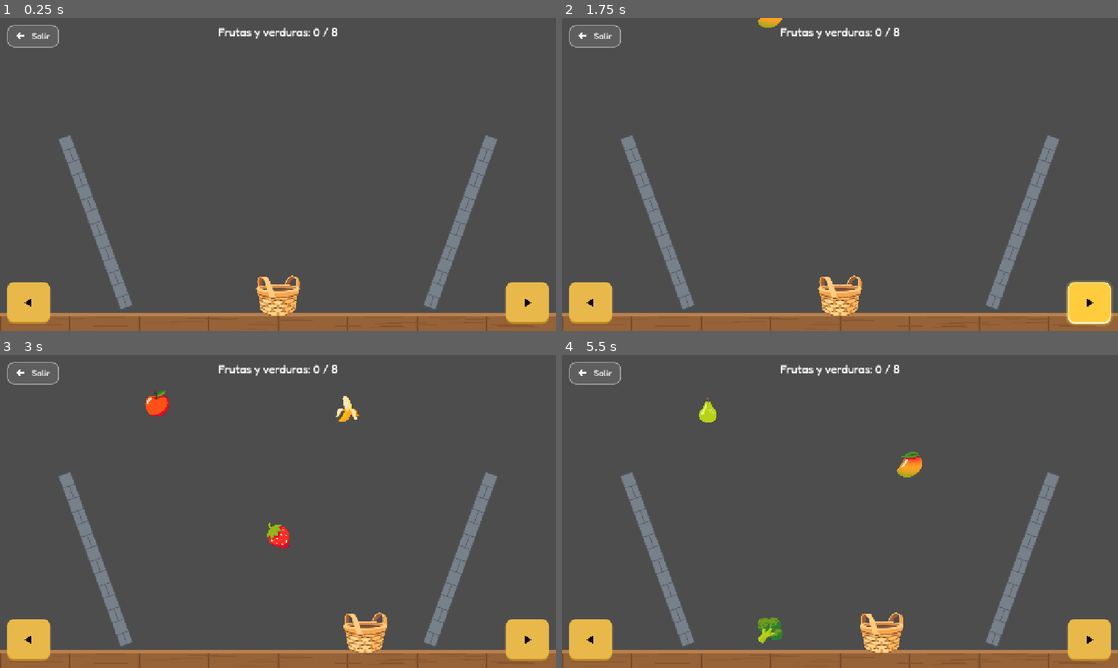
Above: before the commit, frames 1-4 (two rows, left to right).
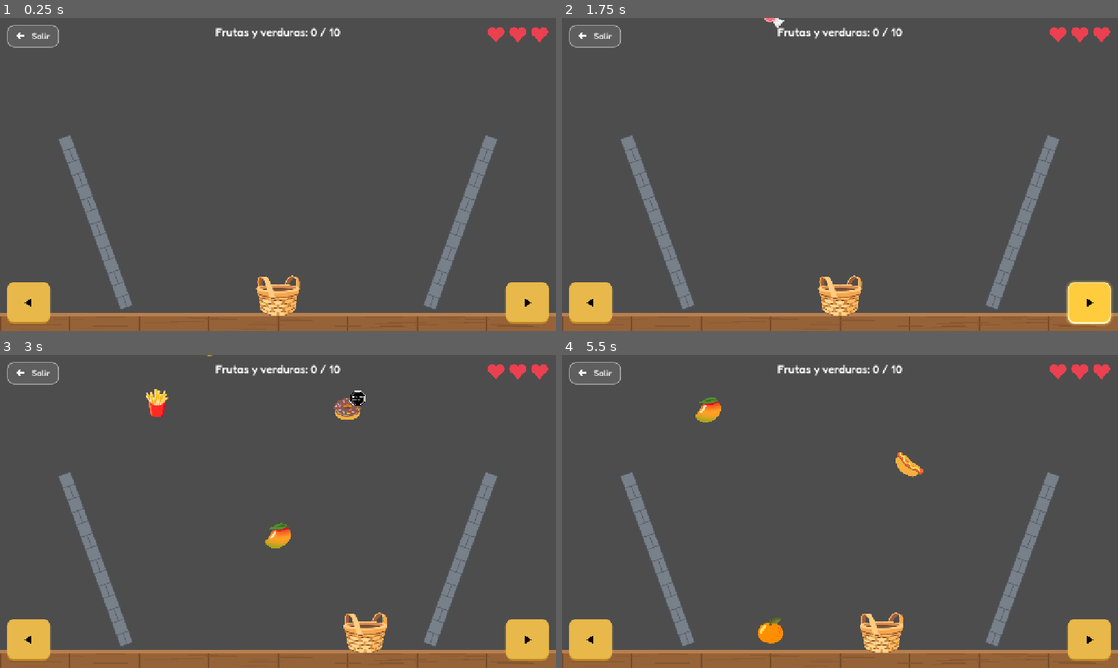
Above: after the commit, the same moments.

Repository: Rcongo01/produccion-videojuegos-2026-2
Game: Godot game, scene res://src/scenes/gamification/catch_food/bonus_game.tscn
The game is run twice, just before and just after one commit, with the same random seed, the same clock (stepped at 60 frames per second) and the same inputs. This scene is started directly instead of the project's main scene.
Inputs (mouse positions are in pixels of both pictures, inside the frame that each line leads up to):
- Up to frame 1 (0.25 s): no input
- Up to frame 2 (1.75 s): click (589, 302) at 0.5 s; click (1090, 302) at 1.25 s
- Up to frame 3 (3 s): move the mouse to (400, 495) at 2.02 s; hold D (move_right) 2.03-2.78 s; click (400, 495) at 2.1 s; move the mouse to (166, 527) at 2.77 s; hold A (move_left) from 2.78 s (still down); click (166, 527) at 2.85 s
- Up to frame 4 (5.5 s): move the mouse to (895, 442) at 3.52 s; release A (move_left) at 3.53 s; hold D (move_right) 3.53-5.03 s; click (895, 442) at 3.6 s; move the mouse to (812, 574) at 4.27 s; click (812, 574) at 4.35 s; move the mouse to (1006, 558) at 5.02 s; hold A (move_left) from 5.03 s (still down); click (1006, 558) at 5.1 s

The runs differ from the first frame. In frame 1, 0.7% of the frame differs, in the area x 38-99%, y 2-8%; in frame 2, 0.8%; in frame 3, 1.6%, in the area x 26-99%, y 0-62%; in frame 4, 1.6%.

Commit message:
feat: catch healthy foods and dodge ultraprocessed ones in the bonus minigame

Diff:
--- a/src/scenes/gamification/catch_food/bonus_game.gd
+++ b/src/scenes/gamification/catch_food/bonus_game.gd
@@ -1,22 +1,34 @@
 # res://src/scenes/gamification/catch_food/bonus_game.gd
-# Lab 5: controlador del minijuego "Atrapa frutas y verduras".
-# Lleva el conteo, decide victoria/derrota y publica la recompensa en el EventBus
-# sin conocer el resumen del plato ni el proceso principal del juego.
+# Lab 5: controlador del minijuego. Lleva el conteo, decide victoria/derrota y publica la
+# recompensa en el EventBus sin conocer el resumen del plato ni el proceso principal del juego.
+# Lab 9 (mejora "Atrapa lo saludable"): también caen gaseosas y ultraprocesados. Atraparlos quita
+# una vida; el juego se acelera con cada 3 aciertos y ganar sin perder vidas da una estrella dorada.
 extends Node2D
 
-@export var target_items: int = 8
-@export var max_spawned_items: int = 18
+@export var target_items: int = 10
+@export var max_spawned_items: int = 30
+@export var max_lives: int = 3
 @export var bonus_value: int = 30
+@export var perfect_bonus_value: int = 40
 @export var bonus_minimum_score: int = 60
+@export var speed_up_every: int = 3
+
+const HEART := preload("res://src/scenes/gamification/catch_food/assets/heart.png")
+const HEART_EMPTY := preload("res://src/scenes/gamification/catch_food/assets/heart_empty.png")
 
 @onready var objective: Label = $CanvasLayer/Objective
 @onready var result_panel: Control = $CanvasLayer/ResultPanel
 @onready var result_label: Label = $CanvasLayer/ResultPanel/VBox/ResultLabel
 @onready var btn_left: Button = $CanvasLayer/TouchLeft
 @onready var btn_right: Button = $CanvasLayer/TouchRight
+@onready var hearts: Array[TextureRect] = [$CanvasLayer/Lives/Heart1, $CanvasLayer/Lives/Heart2, $CanvasLayer/Lives/Heart3]
+@onready var flash: ColorRect = $CanvasLayer/Flash
+@onready var float_layer: Node2D = $FloatLayer
 
 var current_spawned_items: int = 0
 var collected_items: int = 0
+var lives: int = 3
+var junk_caught: int = 0
 var game_finished: bool = false
 
 
@@ -26,10 +38,12 @@
 
 
 func _ready() -> void:
+	lives = max_lives
 	var spawners: Array = _my_spawners()
 	for spawn in spawners:
 		spawn.spawned_item.connect(_on_item_spawned)
 	_update_objective()
+	_update_hearts()
 	# Entrada táctil: los botones presionan las mismas acciones del Input Map
 	btn_left.button_down.connect(Input.action_press.bind("move_left"))
 	btn_left.button_up.connect(Input.action_release.bind("move_left"))
@@ -48,28 +62,87 @@
 		lose_game()
 
 
-func _on_player_collected_food() -> void:
-	collected_items += 1
-	_update_objective()
-	if collected_items >= target_items:
-		win_game()
+func _on_player_collected_food(healthy: bool = true, food_name: String = "", at: Vector2 = Vector2.ZERO) -> void:
+	if game_finished:
+		return
+	if healthy:
+		collected_items += 1
+		EventBus.sound_requested.emit("correct")
+		_float_text("+1", at, Color(0.55, 0.95, 0.45))
+		_update_objective()
+		if collected_items % speed_up_every == 0:
+			_speed_up()
+		if collected_items >= target_items:
+			win_game()
+	else:
+		lives -= 1
+		junk_caught += 1
+		EventBus.sound_requested.emit("wrong")
+		_float_text("¡Ups! %s" % food_name, at, Color(1.0, 0.45, 0.45))
+		_update_hearts()
+		_flash_screen()
+		if lives <= 0:
+			lose_game()
+
+
+# Dificultad progresiva: caen más rápido y aparecen más ultraprocesados
+func _speed_up() -> void:
+	for spawn in _my_spawners():
+		spawn.timer.wait_time = max(spawn.timer.wait_time * 0.88, 0.7)
+		spawn.junk_chance = min(spawn.junk_chance + 0.04, 0.4)
+	_float_text("¡Más rápido!", Vector2(640, 260), Color(0.95, 0.76, 0.31))
 
 
 func _update_objective() -> void:
 	objective.text = "Frutas y verduras: %d / %d" % [collected_items, target_items]
 
 
+func _update_hearts() -> void:
+	for i in hearts.size():
+		hearts[i].texture = HEART if i < lives else HEART_EMPTY
+	if lives < max_lives and lives >= 0 and lives < hearts.size():
+		var lost := hearts[lives]
+		lost.pivot_offset = lost.size / 2.0
+		lost.scale = Vector2(1.6, 1.6)
+		create_tween().tween_property(lost, "scale", Vector2.ONE, 0.3).set_trans(Tween.TRANS_BACK)
+
+
+func _flash_screen() -> void:
+	var tween := create_tween()
+	tween.tween_property(flash, "color:a", 0.35, 0.06)
+	tween.tween_property(flash, "color:a", 0.0, 0.3)
+
+
+func _float_text(text: String, at: Vector2, color: Color) -> void:
+	var label := Label.new()
+	label.text = text
+	label.add_theme_font_size_override("font_size", 30)
+	label.add_theme_color_override("font_color", color)
+	label.add_theme_constant_override("outline_size", 8)
+	label.add_theme_color_override("font_outline_color", Color(0, 0, 0, 0.8))
+	label.position = at + Vector2(-60, -70)
+	float_layer.add_child(label)
+	var tween := label.create_tween().set_parallel(true)
+	tween.tween_property(label, "position:y", label.position.y - 70, 0.8)
+	tween.tween_property(label, "modulate:a", 0.0, 0.8).set_delay(0.3)
+	tween.chain().tween_callback(label.queue_free)
+
+
 func win_game() -> void:
 	if game_finished:
 		return
 	clean_game()
+	var perfect := lives == max_lives
+	var value := perfect_bonus_value if perfect else bonus_value
 	var bonus: Dictionary = {
-		"value": bonus_value,
+		"value": value,
 		"minimum_score": bonus_minimum_score,
 	}
 	EventBus.bonus_obtained.emit(bonus)
-	result_label.text = "¡Ganaste una estrella!\n+%d puntos para un plato de al menos %d puntos.\n\n%s" % [
-		bonus_value, bonus_minimum_score, GlobalManager.GABA_MESSAGES[2]]
+	EventBus.sound_requested.emit("win")
+	result_label.text = "%s\n+%d puntos para un plato o una lonchera de al menos %d puntos.\n\n%s" % [
+		"¡Perfecto! Ganaste una estrella dorada sin tocar ningún ultraprocesado." if perfect else "¡Ganaste una estrella!",
+		value, bonus_minimum_score, GlobalManager.GABA_MESSAGES[2]]
 	result_panel.show()
 
 
@@ -77,7 +150,11 @@
 	if game_finished:
 		return
 	clean_game()
-	result_label.text = "Esta vez no ganaste la estrella.\n¡Inténtalo otra vez!"
+	EventBus.sound_requested.emit("lose")
+	if lives <= 0:
+		result_label.text = "Atrapaste demasiados ultraprocesados.\nFíjate en los sellos negros y esquívalos.\n¡Inténtalo otra vez!"
+	else:
+		result_label.text = "Esta vez no ganaste la estrella.\n¡Inténtalo otra vez!"
 	result_panel.show()
 
 
--- a/src/scenes/gamification/catch_food/bonus_game.tscn
+++ b/src/scenes/gamification/catch_food/bonus_game.tscn
@@ -10,6 +10,7 @@
 [ext_resource type="PackedScene" path="res://src/components/navigation/button_nav.tscn" id="8_nav"]
 [ext_resource type="Texture2D" path="res://src/scenes/gamification/catch_food/assets/arrow_left.png" id="9_left"]
 [ext_resource type="Texture2D" path="res://src/scenes/gamification/catch_food/assets/arrow_right.png" id="10_right"]
+[ext_resource type="Texture2D" path="res://src/scenes/gamification/catch_food/assets/heart.png" id="11_heart"]
 [ext_resource type="Theme" path="res://src/assets/ui/ui_theme.tres" id="th_ui"]
 [ext_resource type="Texture2D" path="res://src/assets/ui/icons/back.png" id="ic_back"]
 [ext_resource type="Texture2D" path="res://src/assets/ui/icons/check.png" id="ic_check"]
@@ -140,6 +141,9 @@
 
 [node name="Timer" type="Timer" parent="SpawnerSideRight"]
 
+[node name="FloatLayer" type="Node2D" parent="."]
+z_index = 30
+
 [node name="CanvasLayer" type="CanvasLayer" parent="."]
 
 [node name="Objective" type="Label" parent="CanvasLayer"]
@@ -153,8 +157,51 @@
 offset_bottom = 60.0
 grow_horizontal = 2
 theme_override_font_sizes/font_size = 26
-text = "Frutas y verduras: 0 / 8"
+text = "Frutas y verduras: 0 / 10"
 horizontal_alignment = 1
+
+[node name="Lives" type="HBoxContainer" parent="CanvasLayer"]
+anchors_preset = 1
+anchor_left = 1.0
+anchor_right = 1.0
+offset_left = -176.0
+offset_top = 16.0
+offset_right = -16.0
+offset_bottom = 60.0
+grow_horizontal = 0
+mouse_filter = 2
+theme_override_constants/separation = 6
+alignment = 2
+
+[node name="Heart1" type="TextureRect" parent="CanvasLayer/Lives"]
+custom_minimum_size = Vector2(44, 44)
+layout_mode = 2
+texture = ExtResource("11_heart")
+expand_mode = 1
+stretch_mode = 5
+
+[node name="Heart2" type="TextureRect" parent="CanvasLayer/Lives"]
+custom_minimum_size = Vector2(44, 44)
+layout_mode = 2
+texture = ExtResource("11_heart")
+expand_mode = 1
+stretch_mode = 5
+
+[node name="Heart3" type="TextureRect" parent="CanvasLayer/Lives"]
+custom_minimum_size = Vector2(44, 44)
+layout_mode = 2
+texture = ExtResource("11_heart")
+expand_mode = 1
+stretch_mode = 5
+
+[node name="Flash" type="ColorRect" parent="CanvasLayer"]
+anchors_preset = 15
+anchor_right = 1.0
+anchor_bottom = 1.0
+grow_horizontal = 2
+grow_vertical = 2
+mouse_filter = 2
+color = Color(0.9, 0.15, 0.15, 0)
 
 [node name="BtnBack" parent="CanvasLayer" instance=ExtResource("8_nav")]
 theme_type_variation = &"SecondaryButton"
--- a/src/scenes/gamification/catch_food/falling_food.gd
+++ b/src/scenes/gamification/catch_food/falling_food.gd
@@ -1,19 +1,38 @@
 # res://src/scenes/gamification/catch_food/falling_food.gd
-# Lab 5: objeto recolectable con físicas. Muestra una fruta o verdura al azar
-# del catálogo del GlobalManager y se destruye si toca el suelo.
+# Lab 5: objeto recolectable con físicas que se destruye si toca el suelo.
+# Lab 9 (mejora "Atrapa lo saludable"): puede ser una fruta o verdura (del Plato saludable) o un
+# ultraprocesado tomado del catálogo de Resources (IngredientData con healthy = false), con su sello.
 extends RigidBody2D
 
+## Probabilidad de que caiga un ultraprocesado (la fija el spawner)
+@export var junk_chance: float = 0.3
+
 @onready var sprite: Sprite2D = $Sprite2D
+@onready var seal: Sprite2D = $Seal
 
 var food_id: String = ""
+var display_name: String = ""
+var healthy: bool = true
 
 
 func _ready() -> void:
 	body_entered.connect(_on_body_entered)
-	var options: Array = GlobalManager.foods.keys().filter(
-		func(f: String) -> bool: return GlobalManager.foods[f]["group"] == "frutas_verduras")
-	food_id = options.pick_random()
-	sprite.texture = load(GlobalManager.food_texture_path(food_id))
+	var junk: Array = GlobalManager.ingredients.filter(func(i: IngredientData) -> bool: return not i.healthy)
+	if randf() < junk_chance and not junk.is_empty():
+		var item: IngredientData = junk.pick_random()
+		healthy = false
+		food_id = item.id
+		display_name = item.display_name
+		sprite.texture = item.icon
+		if not item.seals.is_empty():
+			seal.texture = GlobalManager.seal_texture(item.seals[0])
+			seal.show()
+	else:
+		var options: Array = GlobalManager.foods.keys().filter(
+			func(f: String) -> bool: return GlobalManager.foods[f]["group"] == "frutas_verduras")
+		food_id = options.pick_random()
+		display_name = GlobalManager.foods[food_id]["name"]
+		sprite.texture = load(GlobalManager.food_texture_path(food_id))
 
 
 func _on_body_entered(body: Node) -> void:
--- a/src/scenes/gamification/catch_food/falling_food.tscn
+++ b/src/scenes/gamification/catch_food/falling_food.tscn
@@ -19,3 +19,9 @@
 
 [node name="CollisionShape2D" type="CollisionShape2D" parent="."]
 shape = SubResource("CircleShape2D_ff")
+
+[node name="Seal" type="Sprite2D" parent="."]
+visible = false
+z_index = 1
+position = Vector2(24, -24)
+scale = Vector2(0.32, 0.32)
--- a/src/scenes/gamification/catch_food/player.gd
+++ b/src/scenes/gamification/catch_food/player.gd
@@ -3,7 +3,8 @@
 # teclado, flechas o los botones táctiles de la pantalla producen la misma intención.
 extends CharacterBody2D
 
-signal collected_food
+# Lab 9: indica si lo atrapado era saludable y dónde estaba
+signal collected_food(healthy: bool, food_name: String, at: Vector2)
 
 @export var speed: float = 420.0
 
@@ -20,5 +21,5 @@
 
 func _on_collect_area_body_entered(body: Node2D) -> void:
 	if body.is_in_group("collectable"):
-		collected_food.emit()
+		collected_food.emit(body.healthy, body.display_name, body.global_position)
 		body.queue_free()
--- a/src/scenes/gamification/catch_food/spawner.gd
+++ b/src/scenes/gamification/catch_food/spawner.gd
@@ -11,6 +11,8 @@
 # Rango del impulso horizontal de la parábola (configurable para lanzar siempre hacia el embudo)
 @export var impulse_min_x: int = -400
 @export var impulse_max_x: int = 400
+# Lab 9: probabilidad de ultraprocesados (el minijuego la sube con la dificultad)
+@export var junk_chance: float = 0.3
 
 @onready var timer: Timer = $Timer
 
@@ -37,15 +39,24 @@
 
 func spawn_item(spawn_position: Vector2) -> void:
 	var item := collectable_scene.instantiate()
+	item.set("junk_chance", junk_chance)
 	item.global_position = spawn_position
 	item.apply_central_impulse(Vector2(0, -100))
 	get_parent().add_child(item)
-	active_items += 1
+	_track(item)
 
 
 func spawn_from_side(spawn_position: Vector2, impulse: Vector2) -> void:
 	var item := collectable_scene.instantiate()
+	item.set("junk_chance", junk_chance)
 	item.global_position = spawn_position
 	get_parent().add_child(item)
 	item.apply_central_impulse(impulse)
+	_track(item)
+
+
+# Lab 9: cuando un alimento se atrapa o toca el suelo libera su cupo, así siguen cayendo
+# (antes cada spawner se agotaba y la partida podía quedar sin final)
+func _track(item: Node) -> void:
 	active_items += 1
+	item.tree_exited.connect(func() -> void: active_items -= 1)
--- a/src/scenes/plate_process/bonus_event.tscn
+++ b/src/scenes/plate_process/bonus_event.tscn
@@ -52,9 +52,9 @@
 [node name="LblDesc" type="Label" parent="Card/VBox"]
 layout_mode = 2
 theme_override_font_sizes/font_size = 19
-text = "Mueve la canasta con las flechas (o A / D) y atrapa frutas y verduras.
-Si lo logras ganas una estrella que suma puntos extra a tu plato.
-La participación es voluntaria."
+text = "Atrapa lo saludable: mueve la canasta con las flechas (o A / D), atrapa 10 frutas y verduras y esquiva las gaseosas y los ultraprocesados (¡los del sello negro!).
+Tienes 3 vidas. Gana sin perder ninguna y la estrella vale más.
+La estrella suma puntos a tu plato o a tu Lonchera Express. La participación es voluntaria."
 horizontal_alignment = 1
 autowrap_mode = 3
 
Binary file added: src/scenes/gamification/catch_food/assets/heart.png
Not shown, added: src/scenes/gamification/catch_food/assets/heart.png.import
Binary file added: src/scenes/gamification/catch_food/assets/heart_empty.png
Not shown, added: src/scenes/gamification/catch_food/assets/heart_empty.png.import
Not shown: 1 places in src/scenes/gamification/catch_food/bonus_game.tscn that only renumber resources
